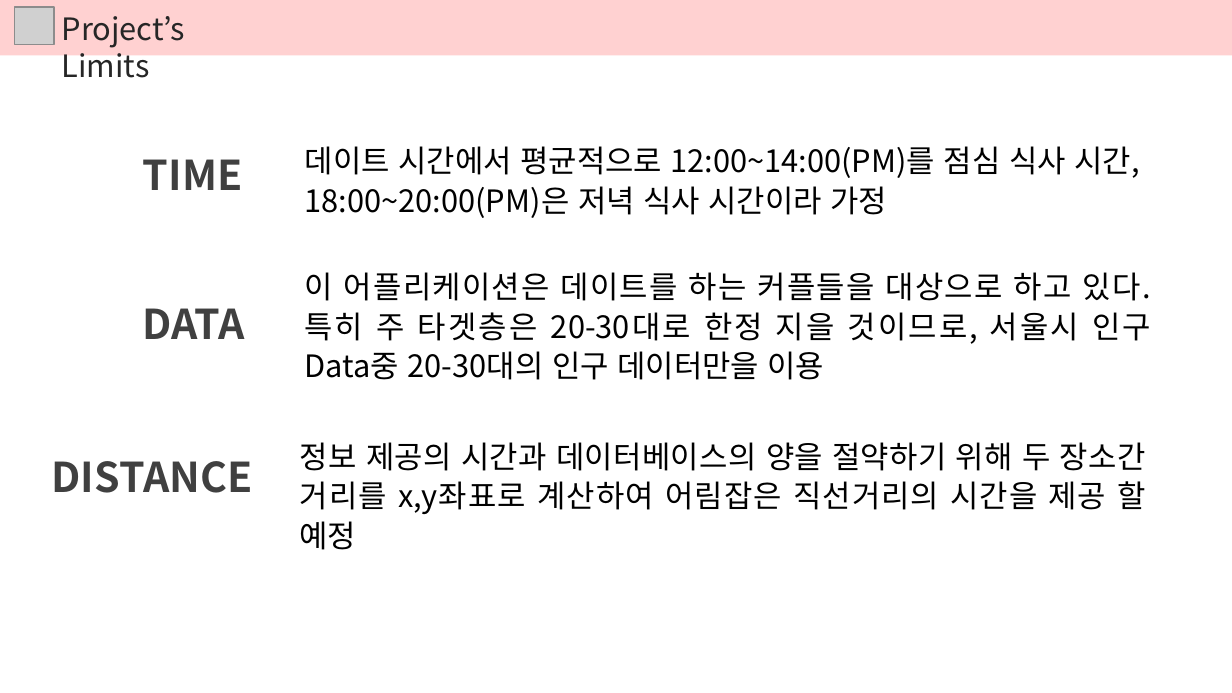
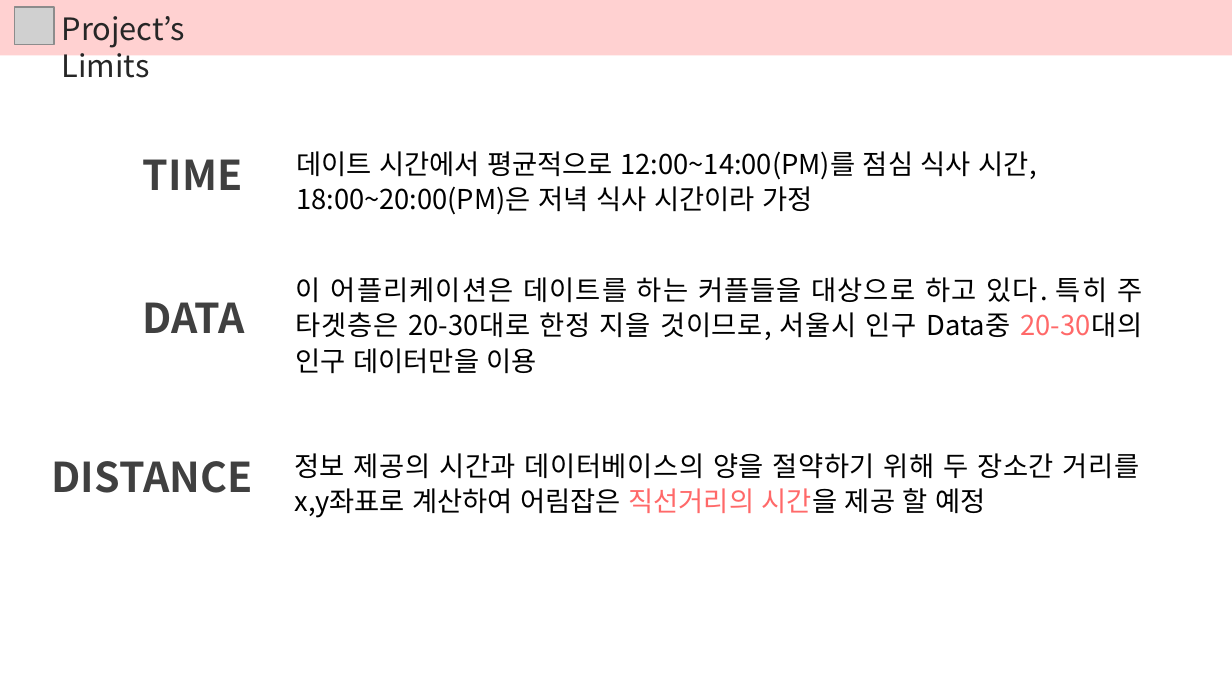
Before and after one commit to DokyeongKwon/DataStructureDesign-2018-2, a slide deck: slide 7 of 02. Problem Solving/서울 데이트 코스 추천 Problem Solving.pptx. Drawn at 1232x693 pixels with LibreOffice and Linux fonts; fonts in the diff are those of the drawing; grey boxes stand for pictures. Boxes give left, top, right and bottom in pixels: in the first picture for what was removed or moved away, otherwise in the second. Text is boxed around its words. In the diff, an @@ line names an element or a change of style, - is before the commit and + after.

```diff
--- a/02. Problem Solving/서울 데이트 코스 추천 Problem Solving.pptx
+++ b/02. Problem Solving/서울 데이트 코스 추천 Problem Solving.pptx
@@ text "데이트 시간에서 평균적으로 12:00~14:00(PM)를 점심 ...": place and size @@
-text "데이트 시간에서 평균적으로 12:00~14:00(PM)를 점심 ..." at box(305, 146, 1140, 218)
+text "데이트 시간에서 평균적으로 12:00~14:00(PM)를 점심 ..." at box(296, 151, 1037, 215)
@@ text "데이트 시간에서 평균적으로 12:00~14:00(PM)를 점심 ..." at box(296, 151, 1037, 215): size 18 to 16 pt @@
@@ text "이 어플리케이션은 데이트를 하는 커플들을 ...": place and size @@
-text "이 어플리케이션은 데이트를 하는 커플들을 ..." at box(304, 272, 1151, 380)
+text "이 어플리케이션은 데이트를 하는 커플들을 ..." at box(296, 277, 1142, 374)
@@ text "이 어플리케이션은 데이트를 하는 커플들을 ..." at box(296, 277, 1142, 374): size 18 to 16 pt; text colour #000000 to #FF6969 in "20-30대의" @@
@@ text "DATA": place and size @@
-text "DATA" at box(143, 308, 245, 339)
+text "DATA" at box(143, 302, 245, 333)
@@ text "정보 제공의 시간과 데이터베이스의 양을 ...": place and size @@
-text "정보 제공의 시간과 데이터베이스의 양을 ..." at box(300, 442, 1146, 550)
+text "정보 제공의 시간과 데이터베이스의 양을 ..." at box(294, 453, 1140, 518)
@@ text "정보 제공의 시간과 데이터베이스의 양을 ..." at box(294, 453, 1140, 518): size 18 to 16 pt; text colour #000000 to #FF6969 in "직선거리의 시간을" @@
```
Also in this commit, not shown: 2 other slides changed, 5 slides added.
